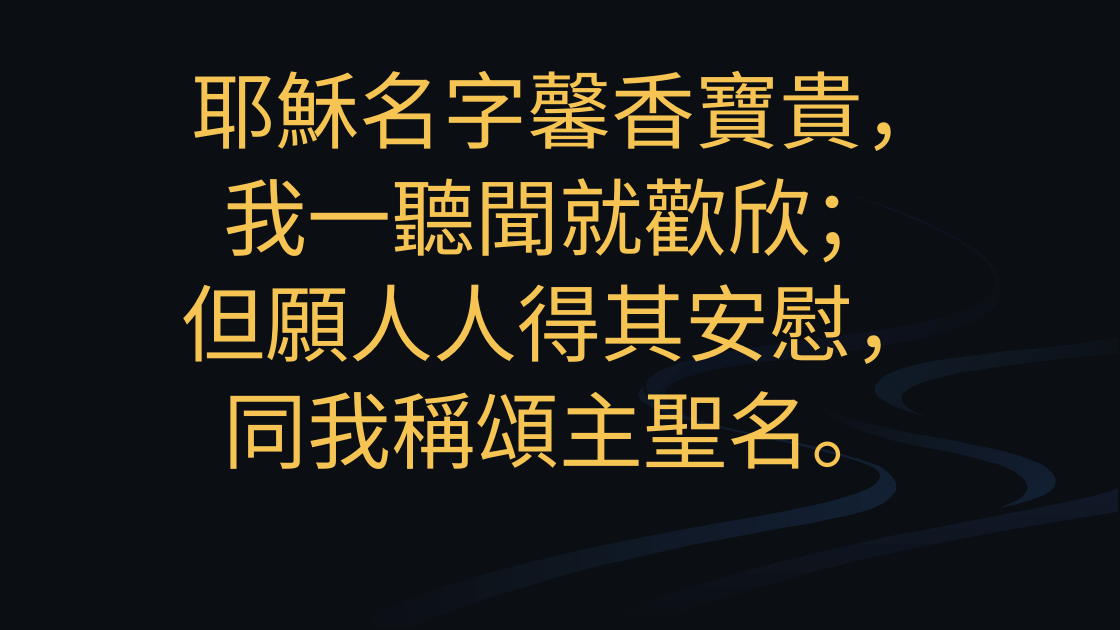
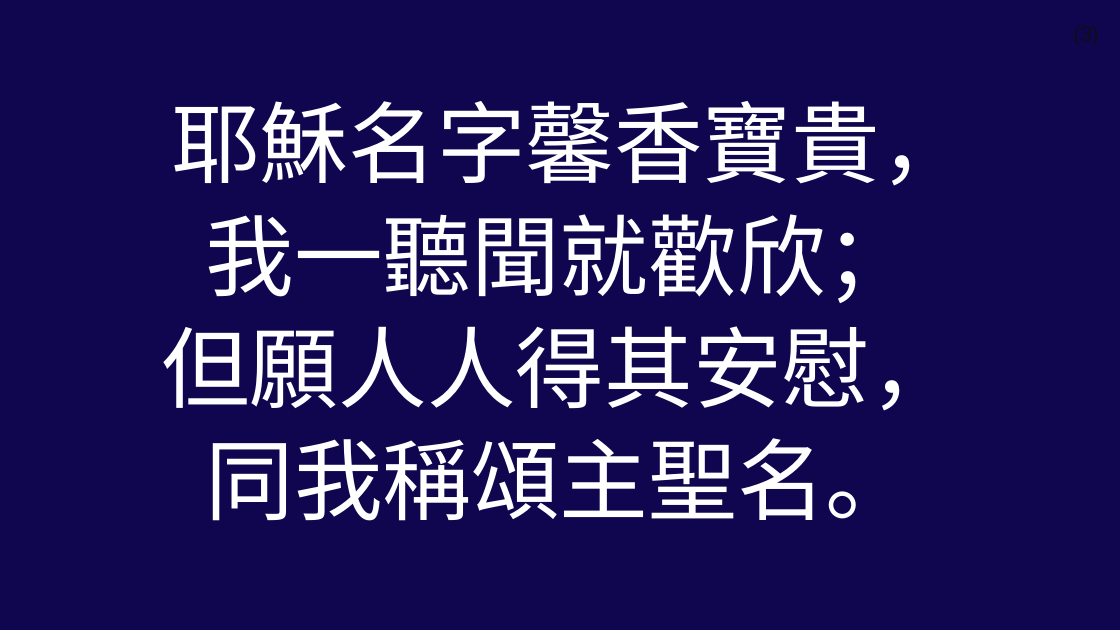
Before and after one commit to mvccc/zanmei, a slide deck: slide 6 of processed/mvccc/157_記念主名.pptx (slide 4 before the commit). Drawn at 1120x630 pixels with LibreOffice and Linux fonts; fonts in the diff are those of the drawing; background and template pictures are left out. Boxes give left, top, right and bottom in pixels: in the first picture for what was removed or moved away, otherwise in the second. Text is boxed around its words. In the diff, an @@ line names an element or a change of style, - is before the commit and + after.

```diff
--- a/processed/mvccc/157_記念主名.pptx
+++ b/processed/mvccc/157_記念主名.pptx
@@ background #0B0F14 to picture (left out) @@
@@ text added at box(973, 21, 1099, 55), 18 pt, text #0B0F14 @@
+(3)
@@ text "耶穌名字馨香寶貴，": place and size @@
-text "耶穌名字馨香寶貴，" at box(182, 71, 947, 469)
+text "耶穌名字馨香寶貴，" at box(161, 101, 969, 521)
@@ text "耶穌名字馨香寶貴，" at box(161, 101, 969, 521): size 72 to 76 pt, text colour #F6C453 to #FFFFFF @@
@@ group removed at box(336, 196, 1119, 629): 6 freeform shapes @@
```
Also in this commit, not shown: 5 other slides changed, 3 slides added, 1 other file.
